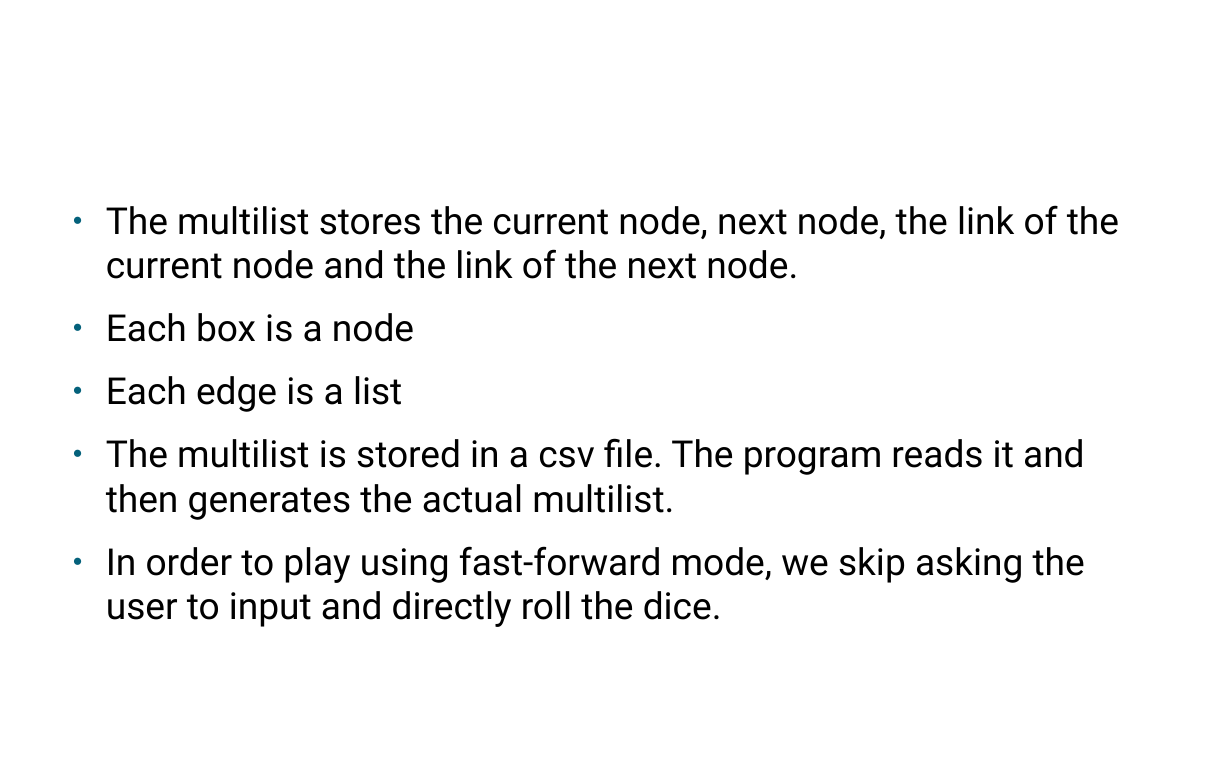
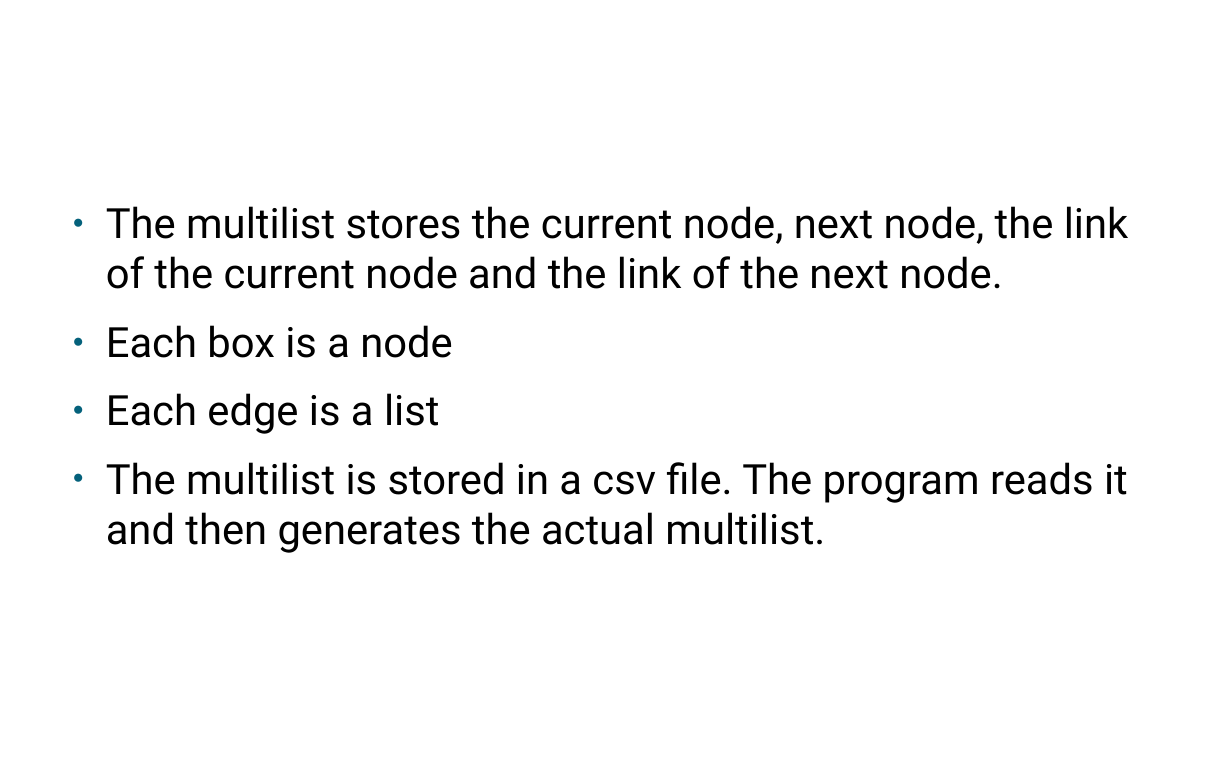
Before and after one commit to srujandeshpande/snake-ladder, a slide deck: slide 8 of snake.pptx. Drawn at 1232x776 pixels with LibreOffice and Linux fonts; fonts in the diff are those of the drawing; background and template pictures are left out. Boxes give left, top, right and bottom in pixels: in the first picture for what was removed or moved away, otherwise in the second. Text is boxed around its words. In the diff, an @@ line names an element or a change of style, - is before the commit and + after.

```diff
--- a/snake.pptx
+++ b/snake.pptx
@@ text "The multilist stores the current ..." at box(106, 206, 1128, 553): size 28.5 to 32 pt @@
@@ text at box(106, 546, 1085, 627): paragraph removed @@
-● In order to play using fast-forward mode, we skip asking the user to input and directly roll the dice.
```
Also in this commit, not shown: 1 other slide changed, 13 other files.
